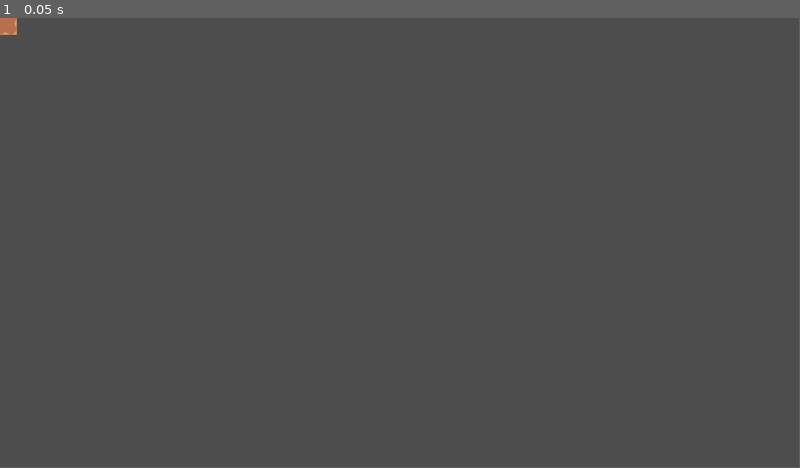
Above: before the commit, frame 1.
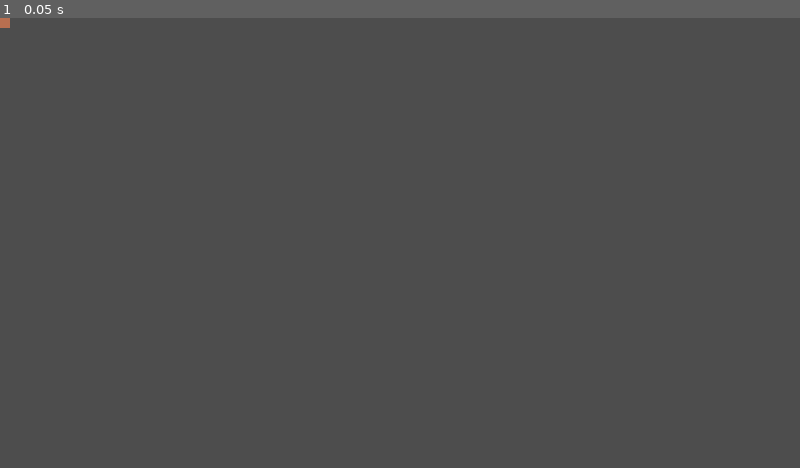
Above: after the commit, the same moment.

Repository: cryptofabrikah-oss/plantgame
Game: Godot game, scene res://scenes/farm.tscn
Two runs of this game, one before a commit and one after it. Both use one fixed random seed, a clock stepped at 60 frames per second and the inputs below.
Inputs:
- Up to frame 1 (0.05 s): no input
In our replay, the window is 799x449 before the commit and 800x450 after it. These sizes can differ from the game's own. Grey fills any space a smaller window leaves; there, only what the larger window draws over its background counts as a difference.

The runs differ from the first frame. In frame 1, less than 0.1% of the frame differs, in the area x 0-3%, y 0-4%.

Commit message:
tela de inicio

Diff:
--- /dev/null
+++ b/control.tscn
@@ -0,0 +1,39 @@
+[gd_scene load_steps=4 format=3 uid="uid://drwrjibrvn22k"]
+
+[ext_resource type="Texture2D" uid="uid://duhhvc30ot8y8" path="res://assets/main_background.png" id="1_62e2m"]
+[ext_resource type="Shader" uid="uid://bn14e4iydgm2" path="res://shader/blur_shader.gdshader" id="2_qtu10"]
+
+[sub_resource type="ShaderMaterial" id="ShaderMaterial_ee4bf"]
+shader = ExtResource("2_qtu10")
+
+[node name="Control" type="Control"]
+layout_mode = 3
+anchors_preset = 0
+offset_right = 40.0
+offset_bottom = 40.0
+
+[node name="background" type="TextureRect" parent="."]
+layout_mode = 0
+offset_left = -170.0
+offset_top = -92.0
+offset_right = 2134.0
+offset_bottom = 1204.0
+texture = ExtResource("1_62e2m")
+
+[node name="bluroverl" type="TextureRect" parent="."]
+z_index = 1
+material = SubResource("ShaderMaterial_ee4bf")
+layout_mode = 0
+offset_left = -170.0
+offset_top = -92.0
+offset_right = 2134.0
+offset_bottom = 1204.0
+texture = ExtResource("1_62e2m")
+
+[node name="GridContainer" type="GridContainer" parent="."]
+layout_mode = 0
+offset_left = 90.0
+offset_top = 56.0
+offset_right = 1847.0
+offset_bottom = 1004.0
+columns = 3
--- a/project.godot
+++ b/project.godot
@@ -15,6 +15,12 @@
 config/features=PackedStringArray("4.4", "Mobile")
 config/icon="res://icon.svg"
 
+[display]
+
+window/size/viewport_width=1920
+window/size/viewport_height=1080
+window/stretch/mode="canvas_items"
+
 [rendering]
 
 renderer/rendering_method="mobile"
--- /dev/null
+++ b/shader/blur_shader.gdshader
@@ -0,0 +1,19 @@
+shader_type canvas_item;
+
+// uniform float blur_amount : hint_range(1.0, 8.0) = 3.0;  // Remove essa linha
+
+void fragment() {
+    ivec2 tex_size_int = textureSize(TEXTURE, 0);
+    vec2 size = vec2(tex_size_int);
+    vec4 sum = vec4(0.0);
+
+    int passes = 5;  // valor fixo para o blur_amount
+
+    for (int x = -passes; x <= passes; x++) {
+        for (int y = -passes; y <= passes; y++) {
+            sum += texture(TEXTURE, UV + vec2(float(x), float(y)) / size);
+        }
+    }
+    float kernel_size = float(passes * 2 + 1);
+    COLOR = sum / (kernel_size * kernel_size);
+}
Binary file added: assets/main_background.png
Not shown, added: assets/main_background.png.import
Not shown, added: shader/blur_shader.gdshader.uid
Not shown, added: estrutura
